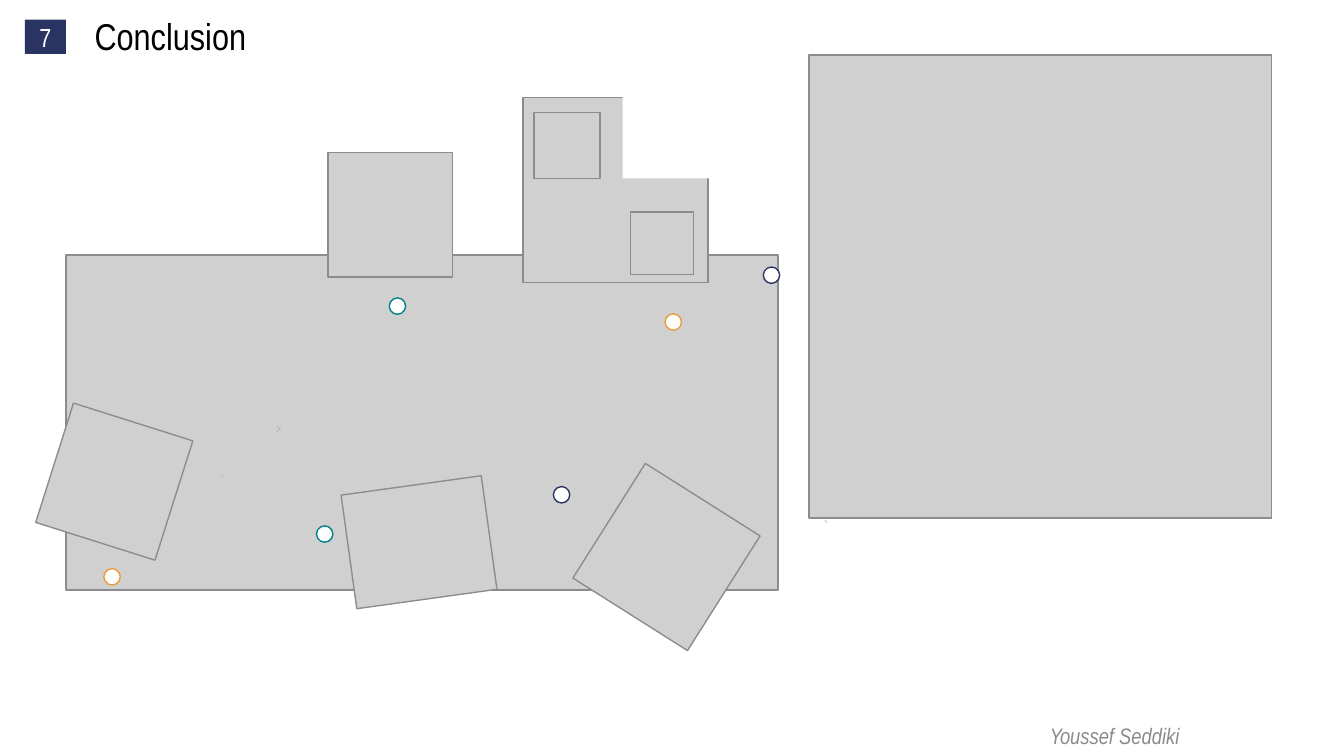
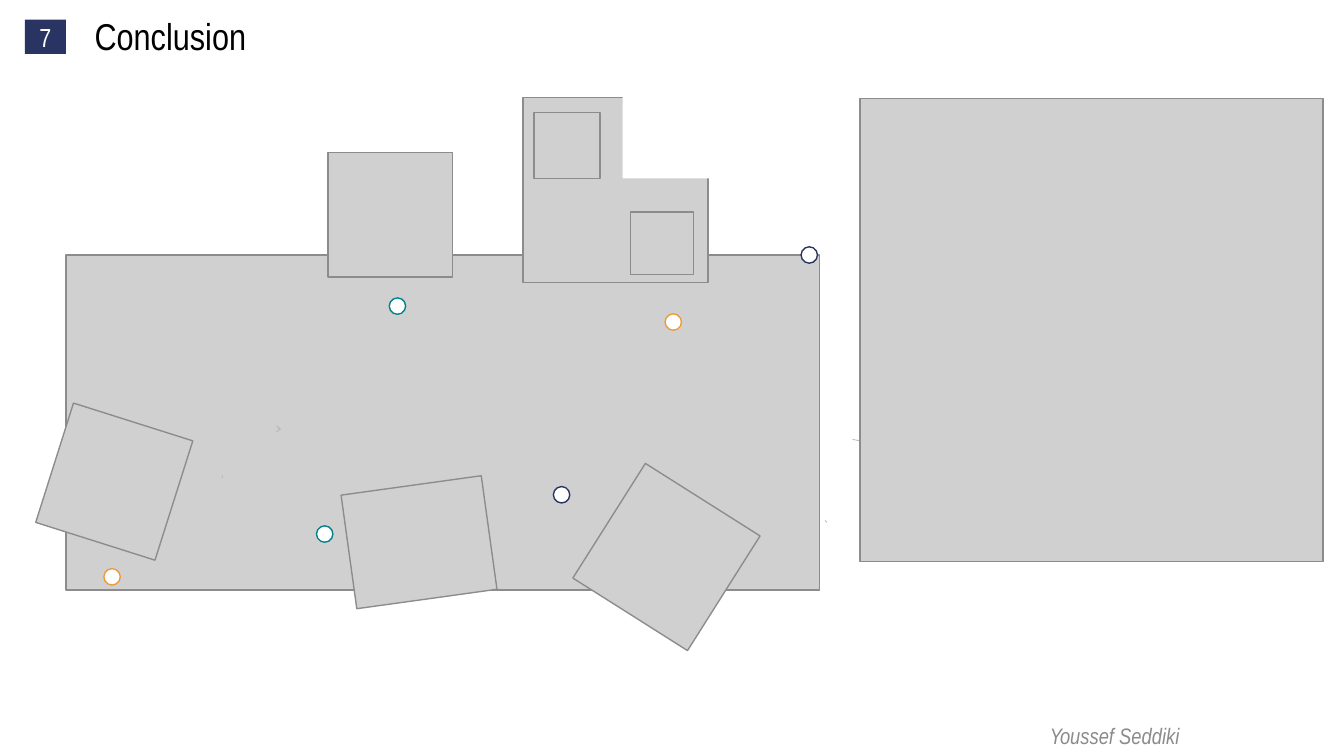
Before and after one commit to yseddiki/TFE, a slide deck: slide 17 of TFE V2.pptx. Drawn at 1344x756 pixels with LibreOffice and Linux fonts; fonts in the diff are those of the drawing; grey boxes stand for pictures. Boxes give left, top, right and bottom in pixels: in the first picture for what was removed or moved away, otherwise in the second. Text is boxed around its words. In the diff, an @@ line names an element or a change of style, - is before the commit and + after.

```diff
--- a/TFE V2.pptx
+++ b/TFE V2.pptx
@@ picture: place and size @@
-picture at <box>809,55,1271,517</box>
+picture at <box>860,99,1322,562</box>
@@ picture: place and size @@
-picture at <box>66,255,778,590</box>
+picture at <box>66,255,820,590</box>
@@ ellipse: place and size @@
-ellipse at <box>763,267,780,284</box>
+ellipse at <box>801,247,817,263</box>
@@ freeform shape added at <box>852,439,859,440</box>, outline #B7B7B7 0.42 pt @@
```
Also in this commit, not shown: 3 other slides changed, 7 slides added.
